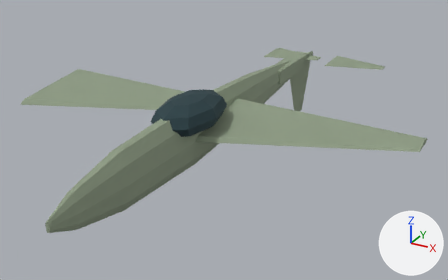
What one commit did to the glTF model game/assets/units/tornado.glb.
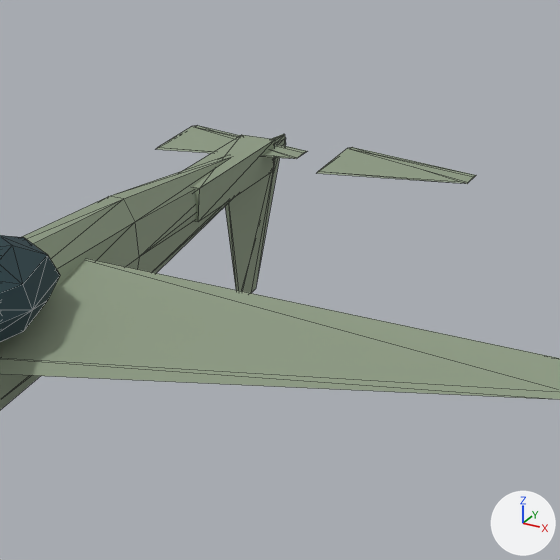
Old and new are each drawn whole from a camera (50 mm lens) standing at (9.64, -17.36, 9.77) and looking at (0.15, -0.11, 1.15) and again close up on the part from 46% to 93% of the width and 0% to 76% of the height. Arrows for +X, +Y and +Z are at lower right; the lights stay in place. The last two pictures show the newer version. The close-ups show mesh edges as thin lines. Where no turn or scale is listed for an object, it has been applied to the vertices.

Script lines for the objects in view, before the commit:
```python
me_elevator_l = bpy.data.meshes.new('Elevator_L')
me_elevator_l.from_pydata(...)  # 8 vertices, 12 faces; spans x 0.0..2.22, y -0.84..0.84, z 0.0..0.05
me_elevator_l.materials.append(mat_camo)  # grey #8e9b84
me_elevator_r = bpy.data.meshes.new('Elevator_R')
me_elevator_r.from_pydata(...)  # 8 vertices, 12 faces; spans x 0.0..2.22, y -0.84..0.84, z 0.0..0.05
me_elevator_r.materials.append(mat_camo)  # grey #8e9b84
me_fuselage = bpy.data.meshes.new('Fuselage')
me_fuselage.from_pydata(...)  # 70 vertices, 136 faces; spans x -0.5..0.5, y -8.4..8.4, z -1.0..1.0
me_fuselage.materials.append(mat_camo)  # grey #8e9b84
me_rudder = bpy.data.meshes.new('Rudder')
me_rudder.from_pydata(...)  # 8 vertices, 12 faces; spans x 0.0..0.05, y -1.34..1.34, z -2.48..0.0
me_rudder.materials.append(mat_camo)  # grey #8e9b84
ob_elevator_l = bpy.data.objects.new('Elevator_L', me_elevator_l)
ob_elevator_l.location = (-1.39, 7.06, 2.3)
ob_elevator_r = bpy.data.objects.new('Elevator_R', me_elevator_r)
ob_elevator_r.location = (1.39, 7.06, 2.3)
ob_fuselage = bpy.data.objects.new('Fuselage', me_fuselage)
ob_fuselage.parent = ob_root
ob_fuselage.location = (0.0, 0.0, 0.0)
ob_rudder = bpy.data.objects.new('Rudder', me_rudder)
ob_rudder.location = (0.0, 7.06, 2.18)
# also in view: 'Cockpit' at (0.0, -2.02, 2.77); 'Wing_R' at (3.34, -0.81, 2.3); 'TailBoom' at (0.0, 5.71, 2.18)
```
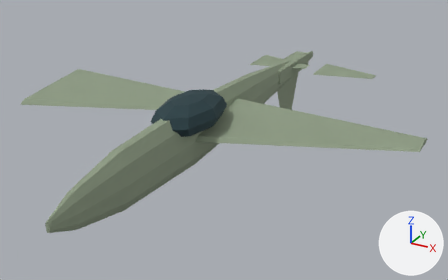
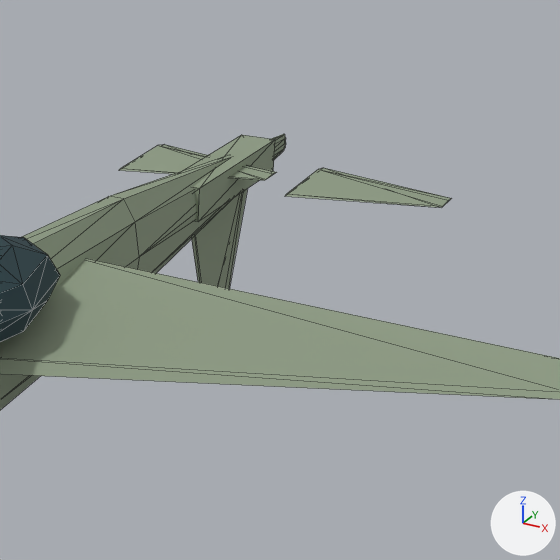
Location of each change, [x1, y1, x2, y2] in pixels of the close-ups (560 x 560 px):
'Rudder', moved
    before: [225, 157, 280, 293]
    after: [192, 188, 248, 288]
'Elevator_R', moved
    before: [317, 147, 476, 184]
    after: [285, 168, 452, 208]
'Elevator_L', moved
    before: [156, 125, 307, 159]
    after: [119, 144, 276, 180]

What the commit changed:
Object 'Elevator_L' (ob_elevator_l) moves from (-1.39, 7.06, 2.3) to (-1.39, 5.71, 2.3).
Object 'Elevator_R' (ob_elevator_r) moves from (1.39, 7.06, 2.3) to (1.39, 5.71, 2.3).
Object 'Rudder' (ob_rudder) moves from (0.0, 7.06, 2.18) to (0.0, 5.71, 2.18).
